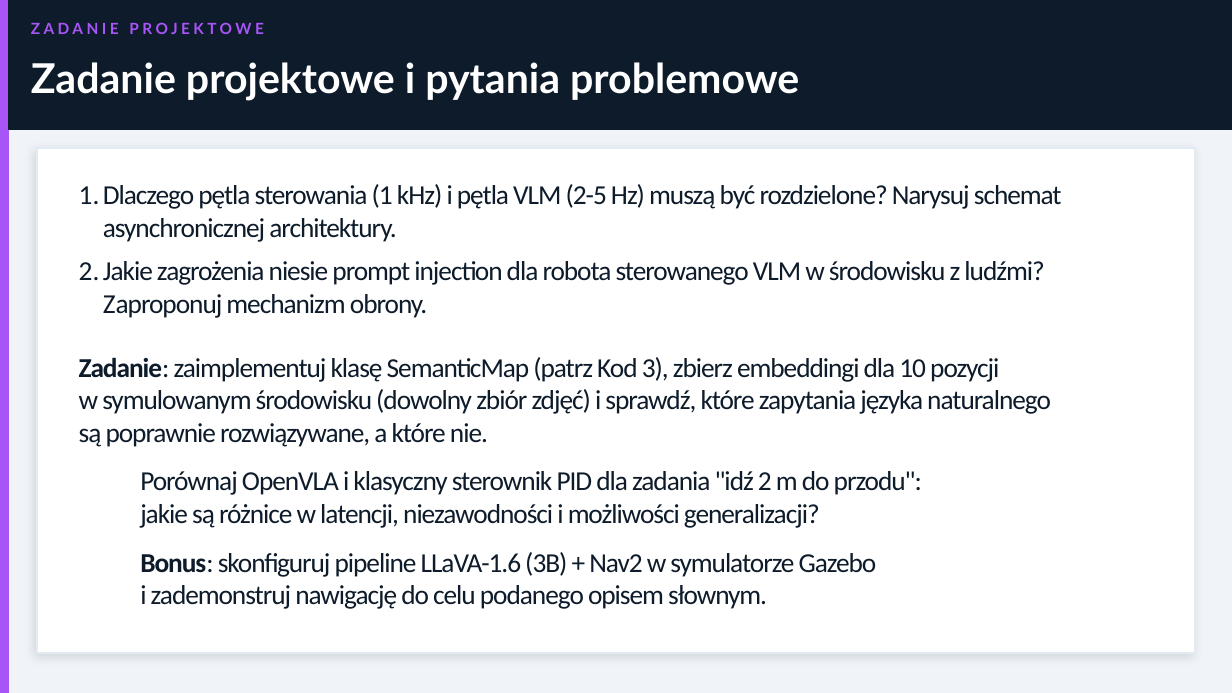
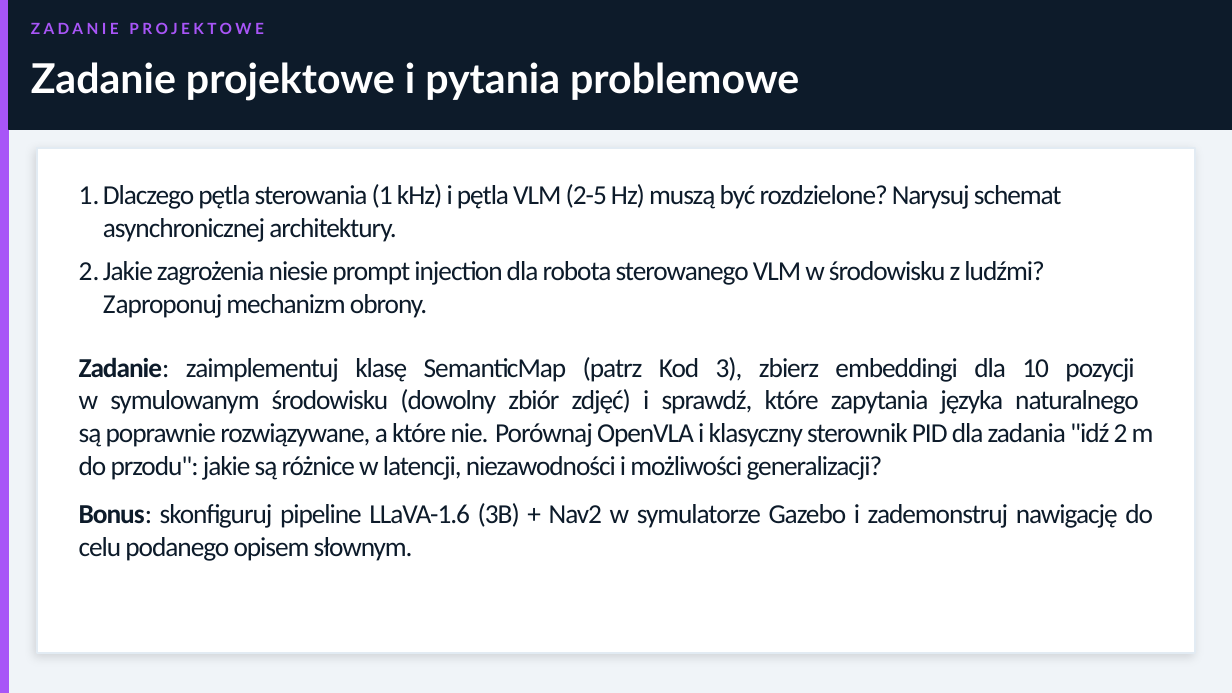
Before and after one commit to MatPomGit/MobileHub, a slide deck: slide 30 of zajecia/robo/robo_w5.pptx. Drawn at 1232x693 pixels with LibreOffice and Linux fonts; fonts in the diff are those of the drawing. Boxes give left, top, right and bottom in pixels: in the first picture for what was removed or moved away, otherwise in the second. Text is boxed around its words. In the diff, an @@ line names an element or a change of style, - is before the commit and + after.

```diff
--- a/zajecia/robo/robo_w5.pptx
+++ b/zajecia/robo/robo_w5.pptx
@@ text at (x1=79, y1=357, x2=1154, y2=480): text changed @@
-Zadanie: zaimplementuj klasę SemanticMap (patrz Kod 3), zbierz embeddingi dla 10 pozycji
-w symulowanym środowisku (dowolny zbiór zdjęć) i sprawdź, które zapytania języka naturalnego
-są poprawnie rozwiązywane, a które nie.
-  Porównaj OpenVLA i klasyczny sterownik PID dla zadania "idź 2 m do przodu":
-  jakie są różnice w latencji, niezawodności i możliwości generalizacji?
+Zadanie: zaimplementuj klasę SemanticMap (patrz Kod 3), zbierz embeddingi dla 10 pozycji
+w symulowanym środowisku (dowolny zbiór zdjęć) i sprawdź, które zapytania języka naturalnego
+są poprawnie rozwiązywane, a które nie. Porównaj OpenVLA i klasyczny sterownik PID dla zadania "idź 2 m do przodu": jakie są różnice w latencji, niezawodności i możliwości generalizacji?
@@ text at (x1=79, y1=503, x2=1153, y2=561): alignment left to justified; list level 2 to 1 in "Bonus: skonfiguruj pipeline LLaVA-1.6 (3B) ..." @@
```
Also in this commit, not shown: 17 other slides changed, 9 other files.
